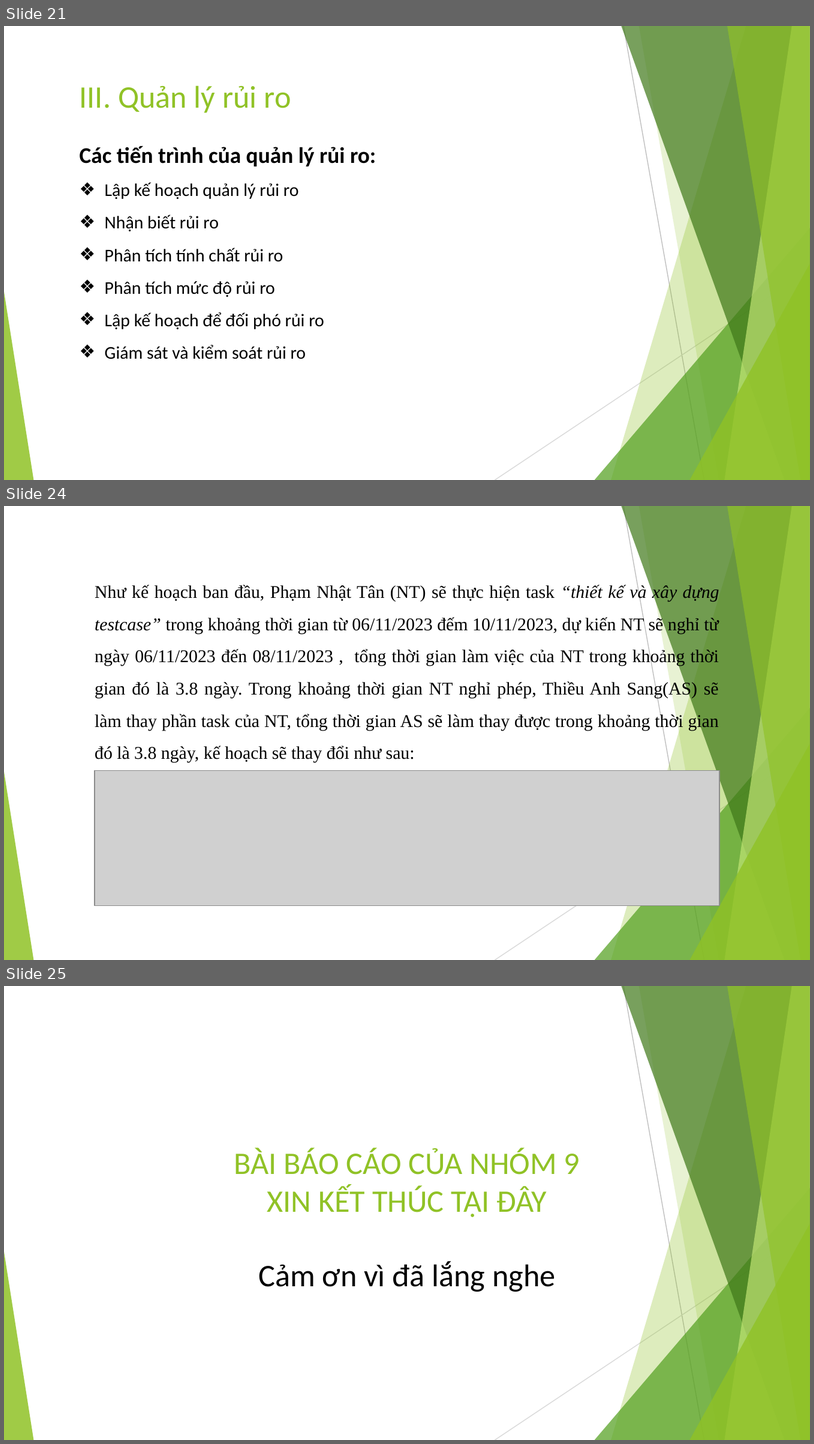
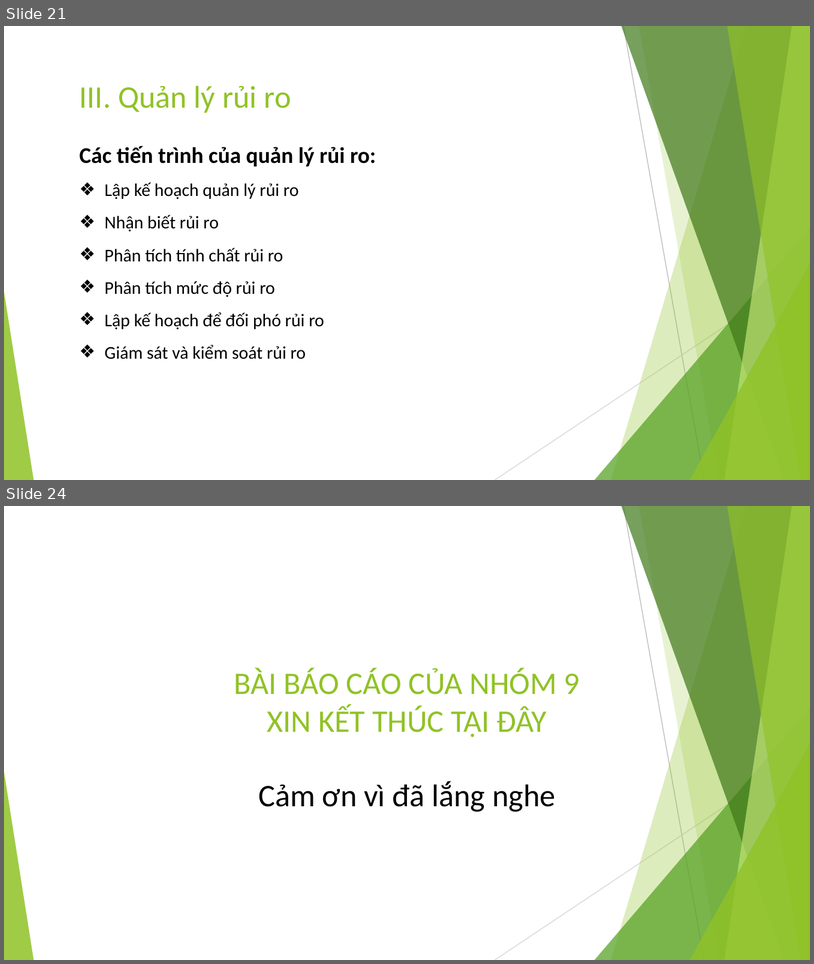
Before and after one commit to EdgarIgnite16/MSP-Project, a slide deck: Report/Nhom9_SingedShop_FinalUltimateVersion.pptx. Shown one above the other, each under a label of ours: slides 21, 24 and 25 before the commit, slides 21 and 24 after it; the slides between them are not shown. The pictures are 814x1444 and 814x964 pixels, drawn with LibreOffice and Linux fonts; fonts in the diff are those of the drawing; grey boxes stand for pictures. Boxes give left, top, right and bottom in pixels: in the first picture for what was removed or moved away, otherwise in the second. Text is boxed around its words. In the diff, an @@ line names an element or a change of style, - is before the commit and + after.

```diff
--- a/Report/Nhom9_SingedShop_FinalUltimateVersion.pptx
+++ b/Report/Nhom9_SingedShop_FinalUltimateVersion.pptx
@@ slide 24 removed at box(4, 506, 810, 960), background #FFFFFF; not listed: 10 template elements that a slide beside it also shows @@
@@ text removed at box(95, 584, 720, 762) @@
-Như kế hoạch ban đầu, Phạm Nhật Tân (NT) sẽ thực hiện task “thiết kế và xây dựng testcase” trong khoảng thời gian từ 06/11/2023 đếm 10/11/2023, dự kiến NT sẽ nghỉ từ ngày 06/11/2023 đến 08/11/2023 , tổng thời gian làm việc của NT trong khoảng thời gian đó là 3.8 ngày. Trong khoảng thời gian NT nghỉ phép, Thiều Anh Sang(AS) sẽ làm thay phần task của NT, tổng thời gian AS sẽ làm thay được trong khoảng thời gian đó là 3.8 ngày, kế hoạch sẽ thay đổi như sau:
@@ picture removed at box(95, 771, 719, 905) @@
@@ what was slide 25 is now slide 24 @@
```
Also in this commit, not shown: 3 slides changed, 4 slides added, 4 other slides removed.
